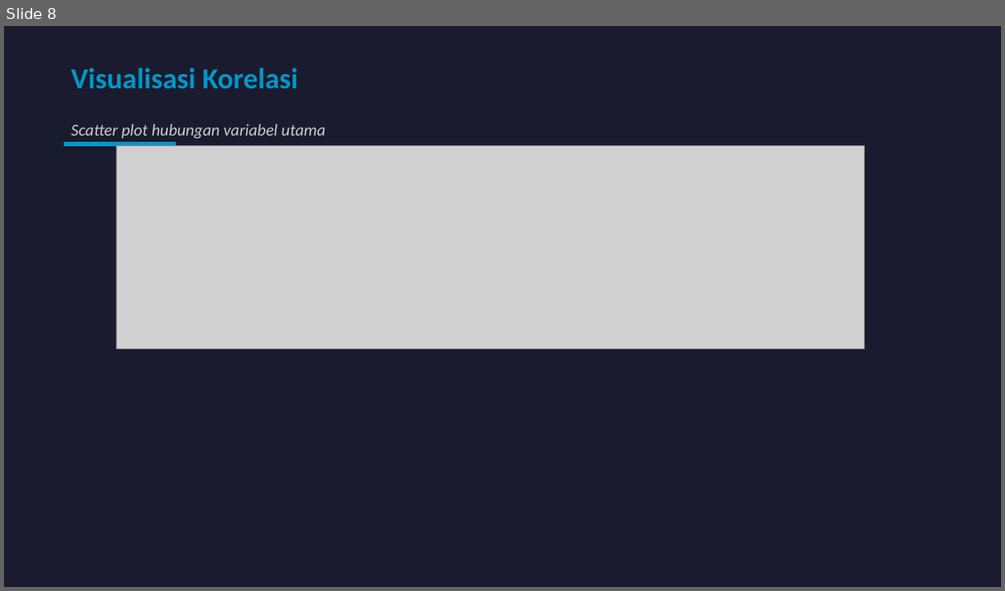
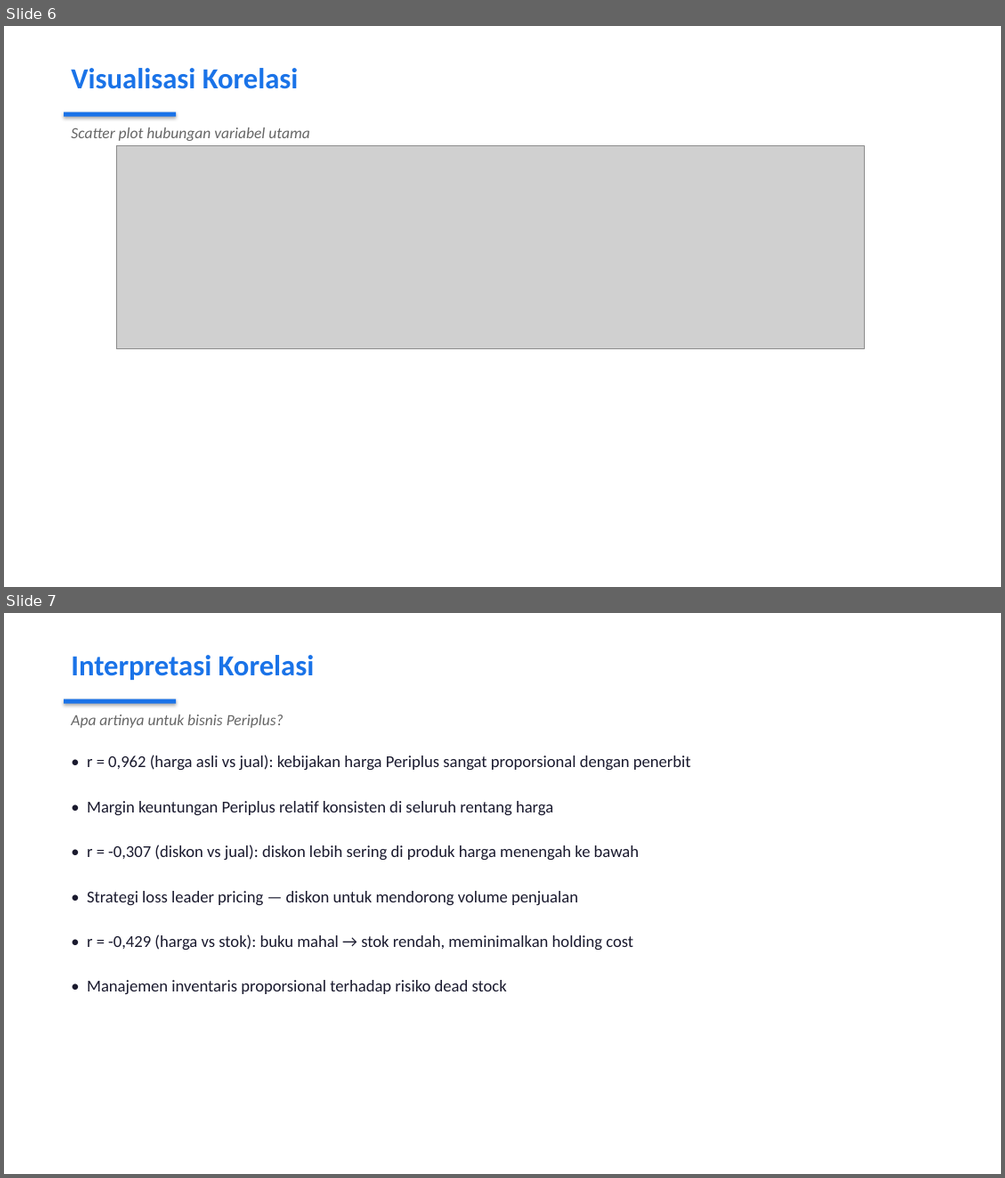
Before and after one commit to gadingnst/project-data-science, a slide deck: uas/presentasi_jurnal_artikel.pptx. Shown one above the other, each under a label of ours: slide 8 before the commit, slides 6 and 7 after it. The pictures are 1005x591 and 1005x1178 pixels, drawn with LibreOffice and Linux fonts; fonts in the diff are those of the drawing; grey boxes stand for pictures. Boxes give left, top, right and bottom in pixels: in the first picture for what was removed or moved away, otherwise in the second. Text is boxed around its words. In the diff, an @@ line names an element or a change of style, - is before the commit and + after.

Commit message:
feat(uas): revamp 2 PPTs with distinct themes + presentation scripts
PPT Gading (dark theme, 11 slides):
- Web scraping, statistik deskriptif, regresi linier, k-Means clustering
- Business insights & rekomendasi

PPT Rina (white/light theme, 11 slides):
- Latar belakang, CRISP-DM, data cleaning, korelasi Pearson
- Klasifikasi DT/RF, Big Data 5V

Scripts:
- skrip_presentasi_gading.md (Zoom recording cheatsheet)
- skrip_presentasi_rina.md (Zoom recording cheatsheet)

```diff
--- a/uas/presentasi_jurnal_artikel.pptx
+++ b/uas/presentasi_jurnal_artikel.pptx
@@ slide 7 added at (x1=4, y1=613, x2=1001, y2=1174), background #FFFFFF @@
@@ text added at (x1=71, y1=655, x2=315, y2=680), 28 pt, text #1A73E8, bold @@
+Interpretasi Korelasi
@@ rectangle added at (x1=64, y1=699, x2=176, y2=704), fill #1A73E8 @@
@@ text added at (x1=71, y1=714, x2=283, y2=728), 15 pt, text #666666, italic @@
+Apa artinya untuk bisnis Periplus?
@@ text added at (x1=87, y1=755, x2=691, y2=770), 16 pt, text #1A1A2E @@
+• r = 0,962 (harga asli vs jual): kebijakan harga Periplus sangat proporsional dengan penerbit
@@ text added at (x1=87, y1=801, x2=553, y2=815), 16 pt, text #1A1A2E @@
+• Margin keuntungan Periplus relatif konsisten di seluruh rentang harga
@@ text added at (x1=87, y1=844, x2=639, y2=860), 16 pt, text #1A1A2E @@
+• r = -0,307 (diskon vs jual): diskon lebih sering di produk harga menengah ke bawah
@@ text added at (x1=87, y1=891, x2=578, y2=905), 16 pt, text #1A1A2E @@
+• Strategi loss leader pricing — diskon untuk mendorong volume penjualan
@@ text added at (x1=87, y1=934, x2=633, y2=949), 16 pt, text #1A1A2E @@
+• r = -0,429 (harga vs stok): buku mahal → stok rendah, meminimalkan holding cost
@@ text added at (x1=87, y1=980, x2=507, y2=994), 16 pt, text #1A1A2E @@
+• Manajemen inventaris proporsional terhadap risiko dead stock
@@ what was slide 8 is now slide 6 @@
@@ slide 6 changed as well @@
@@ background #1B1B2F to #FFFFFF @@
@@ text "Visualisasi Korelasi" at (x1=71, y1=68, x2=299, y2=89): text colour #0096C7 to #1A73E8 @@
@@ text "Scatter plot hubungan variabel utama" at (x1=71, y1=127, x2=309, y2=141): size 16 to 15 pt, text colour #CCCCCC to #666666 @@
@@ rectangle moved from (x1=64, y1=142, x2=176, y2=146) to (x1=64, y1=112, x2=176, y2=117) @@
@@ rectangle at (x1=64, y1=112, x2=176, y2=117): fill #0096C7 to #1A73E8 @@
```
Also in this commit, not shown: 6 other slides changed, 3 other slides added, 8 slides removed, 3 other files.
